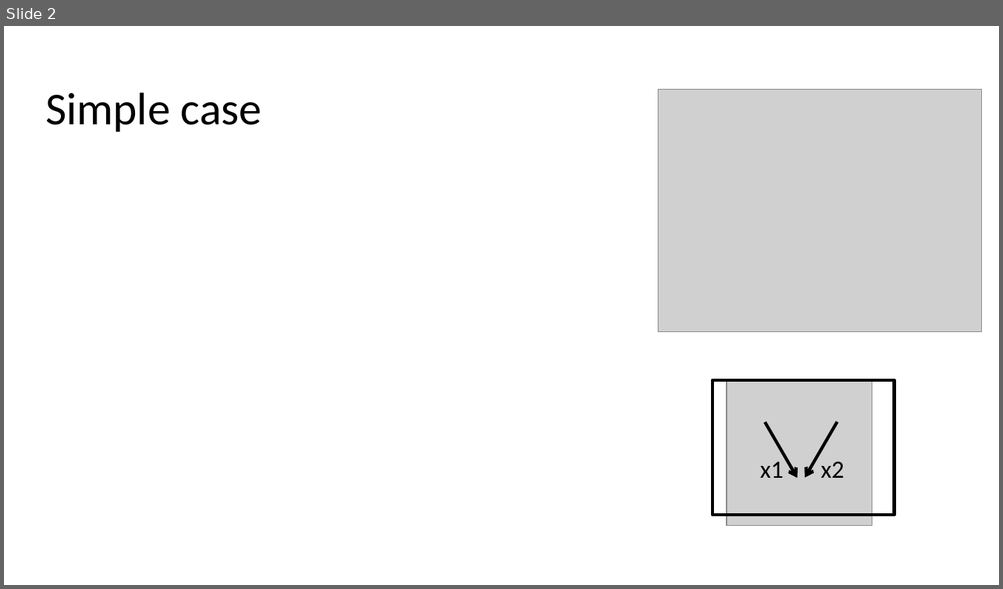
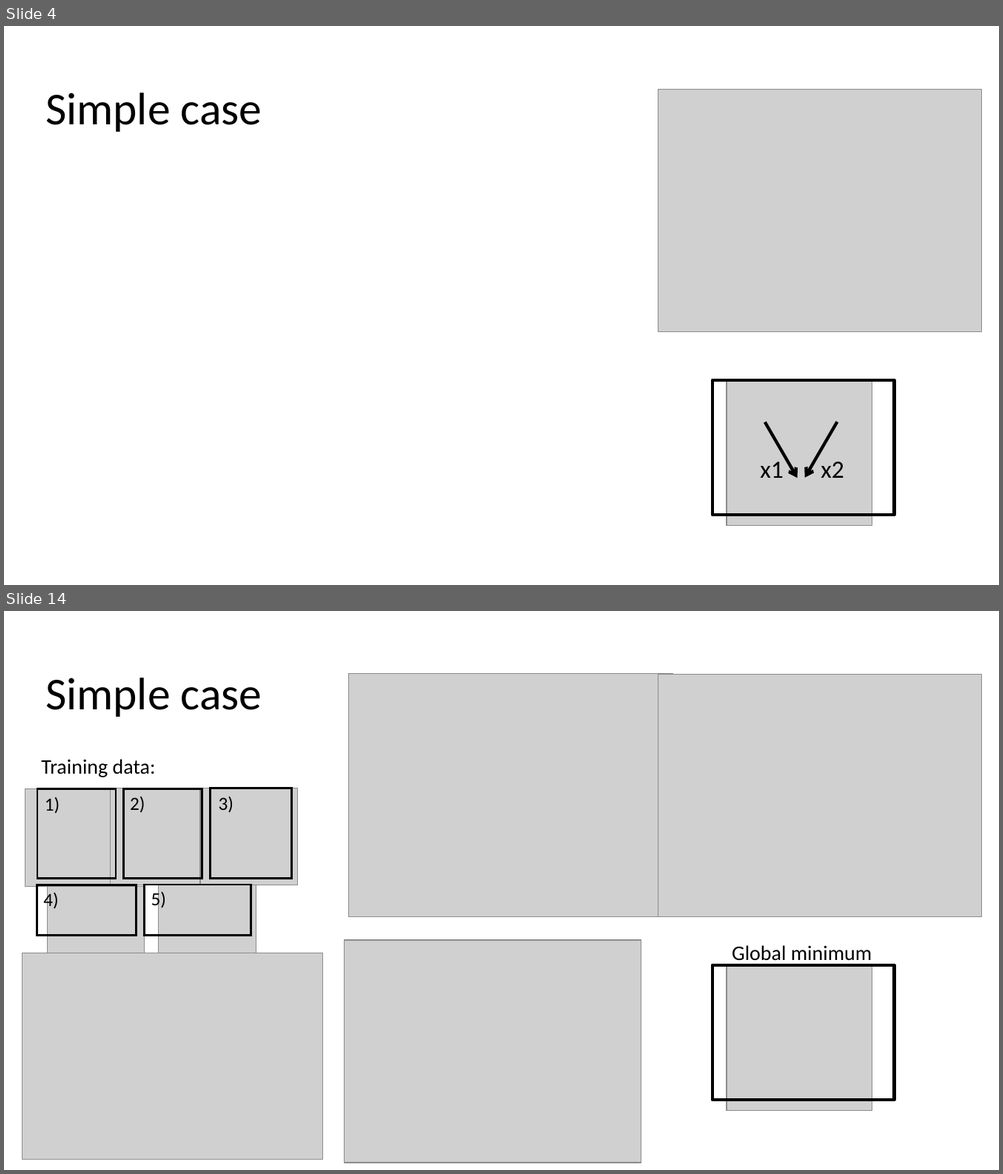
Before and after one commit to MaltheBisbo/learningForces, a slide deck: Presentations/2018-06-25-Malthe-villum.pptx. Shown one above the other, each under a label of ours: slide 2 before the commit, slides 4 and 14 after it; the slides between them are not shown. The pictures are 1003x589 and 1003x1174 pixels, drawn with LibreOffice and Linux fonts; fonts in the diff are those of the drawing; grey boxes stand for pictures. Boxes give left, top, right and bottom in pixels: in the first picture for what was removed or moved away, otherwise in the second. Text is boxed around its words. In the diff, an @@ line names an element or a change of style, - is before the commit and + after.

```diff
--- a/Presentations/2018-06-25-Malthe-villum.pptx
+++ b/Presentations/2018-06-25-Malthe-villum.pptx
@@ slide 14 added at [4, 611, 999, 1170], background #FFFFFF @@
@@ picture added at [349, 674, 673, 917] @@
@@ picture added at [657, 675, 982, 917] @@
@@ title added at [45, 678, 262, 717], 44 pt, text #000000 @@
+Simple case
@@ text added at [41, 759, 156, 777], 20 pt, text #000000 @@
+Training data:
@@ picture added at [110, 788, 208, 886] @@
@@ picture added at [200, 788, 298, 886] @@
@@ picture added at [25, 789, 122, 887] @@
@@ rectangle added at [37, 789, 116, 879], outline #000000 2 pt @@
@@ text added at [45, 797, 60, 813], 18 pt, text #000000 @@
+1)
@@ rectangle added at [123, 789, 202, 878], outline #000000 2 pt @@
@@ text added at [130, 797, 145, 812], 18 pt, text #000000 @@
+2)
@@ rectangle added at [210, 789, 292, 879], outline #000000 2 pt @@
@@ text added at [219, 796, 233, 813], 18 pt, text #000000 @@
+3)
@@ rectangle added at [37, 886, 136, 937], outline #000000 2 pt @@
@@ text added at [43, 891, 58, 911], 18 pt, text #000000 @@
+4)
@@ picture added at [47, 886, 145, 984] @@
@@ rectangle added at [145, 885, 251, 936], outline #000000 2 pt @@
@@ text added at [151, 891, 166, 911], 18 pt, text #000000 @@
+5)
@@ picture added at [159, 886, 256, 983] @@
@@ picture added at [344, 941, 640, 1164] @@
@@ picture added at [22, 954, 323, 1159] @@
@@ rectangle added at [712, 965, 894, 1100], outline #000000 3 pt @@
@@ picture added at [726, 965, 872, 1111] @@
@@ text added at [731, 945, 871, 965], 20 pt, text #000000 @@
+Global minimum
@@ what was slide 2 is now slide 4 @@
```
Also in this commit, not shown: 4 slides changed, 21 other slides added, 6 other files.
